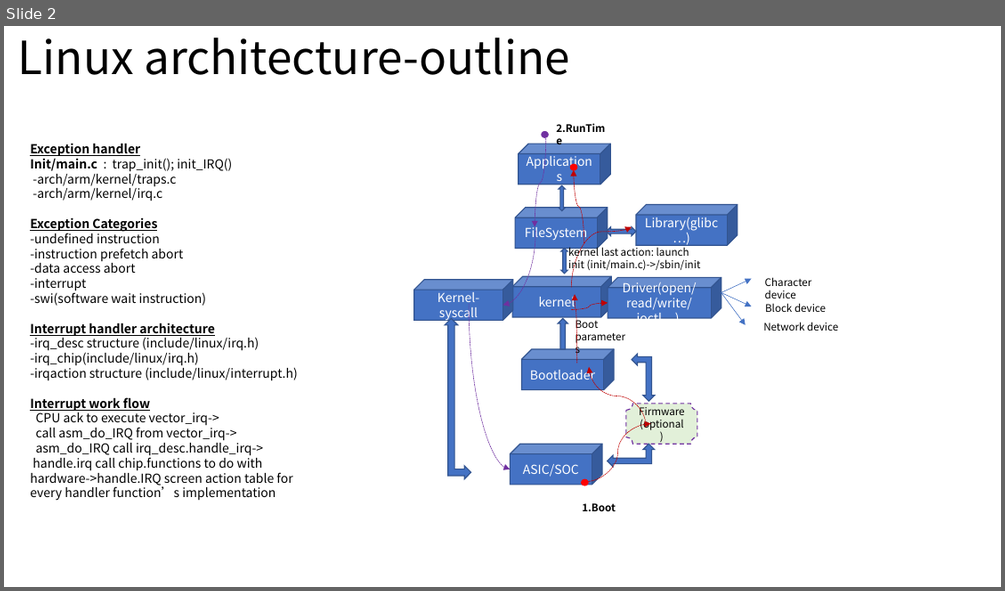
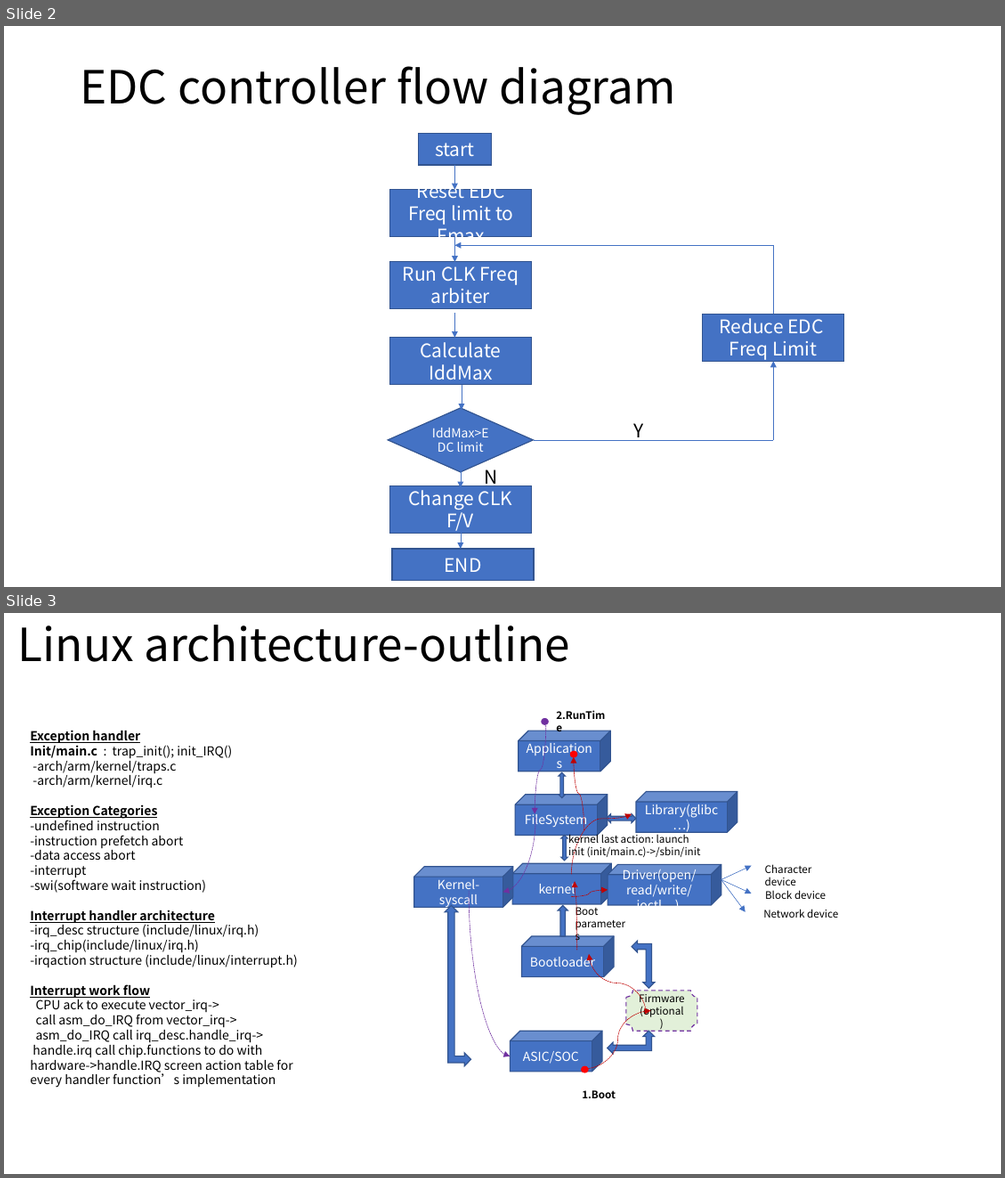
Before and after one commit to louishu302/cixtool, a slide deck: Knowledge-Tree.pptx. Shown one above the other, each under a label of ours: slide 2 before the commit, slides 2 and 3 after it. The pictures are 1005x591 and 1005x1178 pixels, drawn with LibreOffice and Linux fonts; fonts in the diff are those of the drawing. Boxes give left, top, right and bottom in pixels: in the first picture for what was removed or moved away, otherwise in the second. Text is boxed around its words. In the diff, an @@ line names an element or a change of style, - is before the commit and + after.

```diff
--- a/Knowledge-Tree.pptx
+++ b/Knowledge-Tree.pptx
@@ slide 2 added at <box>4,26,1001,587</box>, background #FFFFFF @@
@@ title added at <box>80,66,676,115</box>, 44 pt, text #000000 @@
+EDC controller flow diagram
@@ rectangle added at <box>418,133,491,165</box>, fill #4472C4, outline #325491 1 pt, 18 pt, text #FFFFFF @@
+start
@@ arrow added from (455, 165) to (455, 190), #4472C4 0.5 pt @@
@@ rectangle added at <box>390,190,532,237</box>, fill #4472C4, outline #325491 1 pt, 18 pt, text #FFFFFF @@
+Reset EDC Freq limit to Fmax
@@ arrow added from (455, 238) to (455, 263), #4472C4 0.5 pt @@
@@ rectangle added at <box>390,262,531,309</box>, fill #4472C4, outline #325491 1 pt, 18 pt, text #FFFFFF @@
+Run CLK Freq arbiter
@@ arrow added from (774, 245) to (455, 245), #4472C4 0.5 pt @@
@@ line added from (774, 313) to (774, 245), #4472C4 0.5 pt @@
@@ arrow added from (455, 313) to (455, 338), #4472C4 0.5 pt @@
@@ rectangle added at <box>703,313,844,361</box>, fill #4472C4, outline #325491 1 pt, 18 pt, text #FFFFFF @@
+Reduce EDC Freq Limit
@@ rectangle added at <box>390,338,531,385</box>, fill #4472C4, outline #325491 1 pt, 18 pt, text #FFFFFF @@
+Calculate IddMax
@@ arrow added from (774, 440) to (774, 361), #4472C4 0.5 pt @@
@@ arrow added from (461, 385) to (461, 410), #4472C4 0.5 pt @@
@@ diamond added at <box>388,408,533,473</box>, fill #4472C4, outline #325491 1 pt, 12 pt, text #FFFFFF @@
+IddMax>EDC limit
@@ text added at <box>633,423,643,441</box>, 18 pt, text #000000 @@
+Y
@@ line added from (534, 440) to (774, 440), #4472C4 0.5 pt @@
@@ arrow added from (461, 463) to (461, 487), #4472C4 0.5 pt @@
@@ text added at <box>485,469,498,488</box>, 18 pt, text #000000 @@
+N
@@ rectangle added at <box>390,485,531,532</box>, fill #4472C4, outline #325491 1 pt, 18 pt, text #FFFFFF @@
+Change CLK F/V
@@ arrow added from (461, 524) to (461, 548), #4472C4 0.5 pt @@
@@ rectangle added at <box>392,548,534,580</box>, fill #4472C4, outline #325491 1 pt, 18 pt, text #FFFFFF @@
+END
@@ what was slide 2 is now slide 3 @@
```
Also in this commit, not shown: 1 slide changed.
